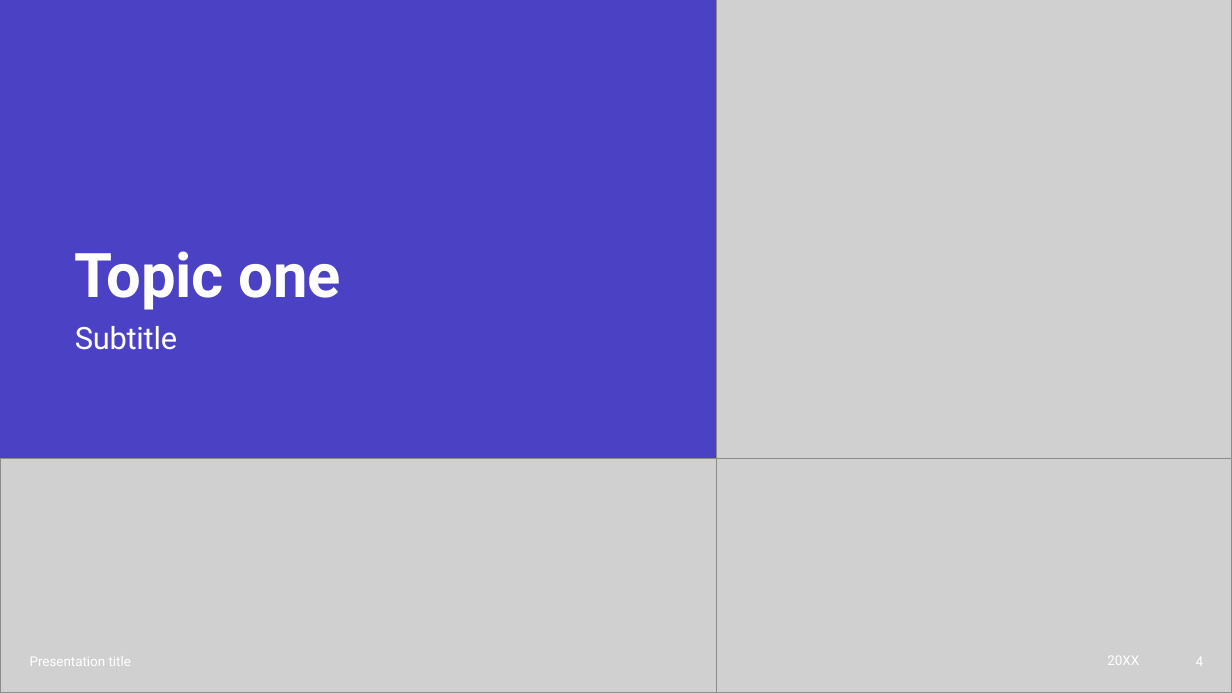
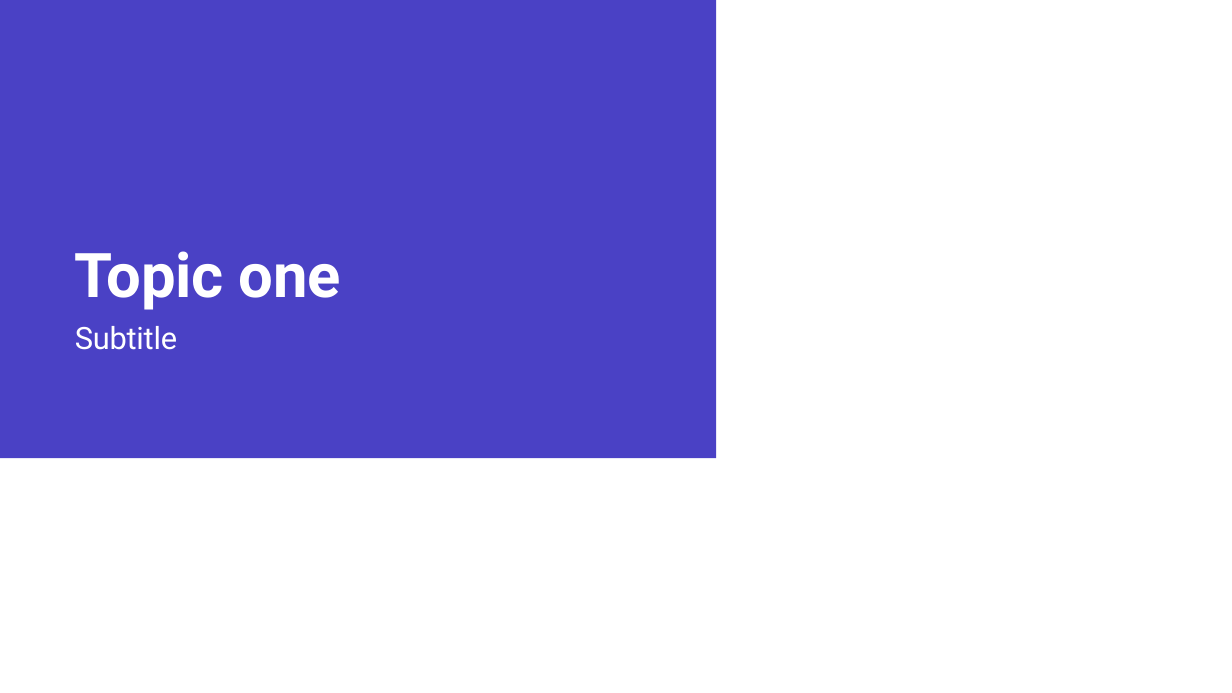
Before and after one commit to suhasburavalla/Fantasy-Baseball-Projections, a slide deck: slide 4 of Standup Meeting 1 Presentation.pptx. Drawn at 1232x693 pixels with LibreOffice and Linux fonts; fonts in the diff are those of the drawing; grey boxes stand for pictures. Boxes give left, top, right and bottom in pixels: in the first picture for what was removed or moved away, otherwise in the second. Text is boxed around its words. In the diff, an @@ line names an element or a change of style, - is before the commit and + after.

```diff
--- a/Standup Meeting 1 Presentation.pptx
+++ b/Standup Meeting 1 Presentation.pptx
@@ picture removed at (x1=716, y1=0, x2=1232, y2=458) @@
@@ picture removed at (x1=0, y1=458, x2=716, y2=693) @@
@@ picture removed at (x1=716, y1=458, x2=1232, y2=693) @@
@@ text removed at (x1=30, y1=657, x2=131, y2=666) @@
-Presentation title
@@ text removed at (x1=1107, y1=656, x2=1139, y2=665) @@
-20XX
@@ page number removed at (x1=1196, y1=657, x2=1204, y2=664) @@
-4
```
Also in this commit, not shown: 4 other slides changed, 1 slide added, 3 slides removed.
